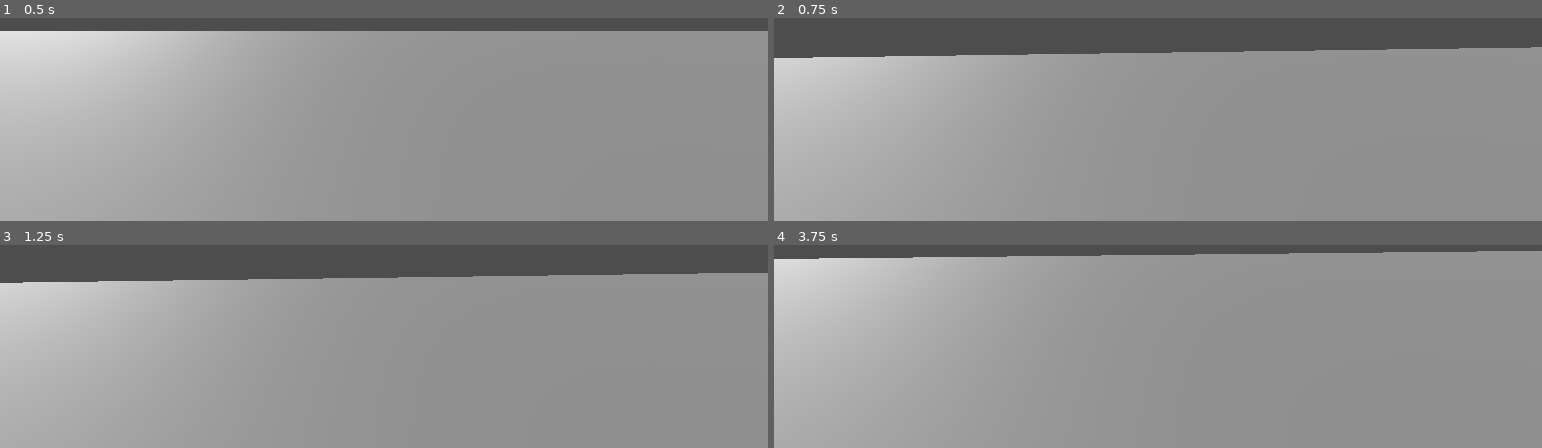
Above: before the commit, frames 1-4 (two rows, left to right).
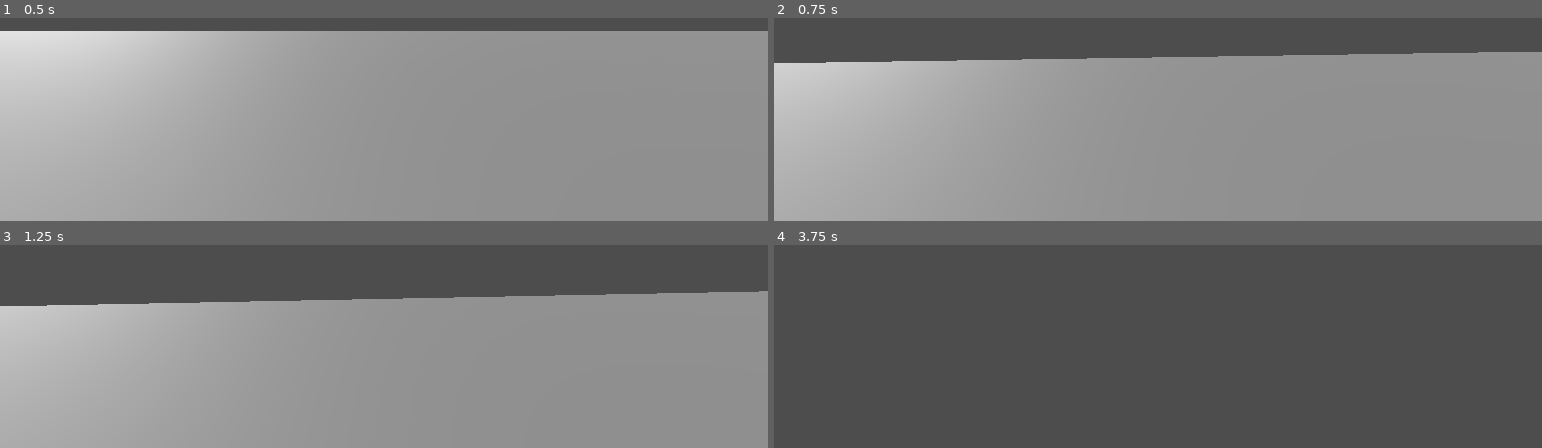
Above: after the commit, the same moments.

Repository: zachary-huber/globalGameJam2025_BUBBLE
Game: Godot game, scene res://src/scenes/main_3d.tscn
The game is run twice, just before and just after one commit, with the same random seed, the same clock (stepped at 60 frames per second) and the same inputs.
Inputs (mouse positions are in pixels of both pictures, inside the frame that each line leads up to):
- Up to frame 1 (0.5 s): no input
- Up to frame 2 (0.75 s): tap Enter (ui_accept) at 0.5 s; move the mouse to (outside the picture) at 0.52 s; hold W (forward, bound only after the commit) from 0.53 s (still down)
- Up to frame 3 (1.25 s): keep holding W (forward, bound only after the commit); tap Enter (ui_accept) at 0.77 s
- Up to frame 4 (3.75 s): keep holding W (forward, bound only after the commit); move the mouse to (outside the picture) at 1.27 s; tap Enter (ui_accept) at 1.52, 2.75, 3.02 s; move the mouse to (outside the picture) at 2.02 s; move the mouse to (outside the picture) at 2.77 s; move the mouse to (outside the picture) at 3.52 s

Frame 1 is identical in both runs. In frame 2, 2.3% of the frame differs, in the area x 0-100%, y 14-23%; in frame 3, 10%; in frame 4, 95%, in the area x 0-100%, y 2-100%.

Commit message:
added movement to input map

Diff:
--- a/project.godot
+++ b/project.godot
@@ -25,6 +25,29 @@
 window/size/viewport_width=768
 window/size/viewport_height=432
 
+[input]
+
+left={
+"deadzone": 0.5,
+"events": [Object(InputEventKey,"resource_local_to_scene":false,"resource_name":"","device":-1,"window_id":0,"alt_pressed":false,"shift_pressed":false,"ctrl_pressed":false,"meta_pressed":false,"pressed":false,"keycode":0,"physical_keycode":65,"key_label":0,"unicode":97,"location":0,"echo":false,"script":null)
+]
+}
+right={
+"deadzone": 0.5,
+"events": [Object(InputEventKey,"resource_local_to_scene":false,"resource_name":"","device":-1,"window_id":0,"alt_pressed":false,"shift_pressed":false,"ctrl_pressed":false,"meta_pressed":false,"pressed":false,"keycode":0,"physical_keycode":68,"key_label":0,"unicode":100,"location":0,"echo":false,"script":null)
+]
+}
+forward={
+"deadzone": 0.5,
+"events": [Object(InputEventKey,"resource_local_to_scene":false,"resource_name":"","device":-1,"window_id":0,"alt_pressed":false,"shift_pressed":false,"ctrl_pressed":false,"meta_pressed":false,"pressed":false,"keycode":0,"physical_keycode":87,"key_label":0,"unicode":119,"location":0,"echo":false,"script":null)
+]
+}
+backward={
+"deadzone": 0.5,
+"events": [Object(InputEventKey,"resource_local_to_scene":false,"resource_name":"","device":-1,"window_id":0,"alt_pressed":false,"shift_pressed":false,"ctrl_pressed":false,"meta_pressed":false,"pressed":false,"keycode":0,"physical_keycode":83,"key_label":0,"unicode":115,"location":0,"echo":false,"script":null)
+]
+}
+
 [rendering]
 
 renderer/rendering_method="gl_compatibility"
